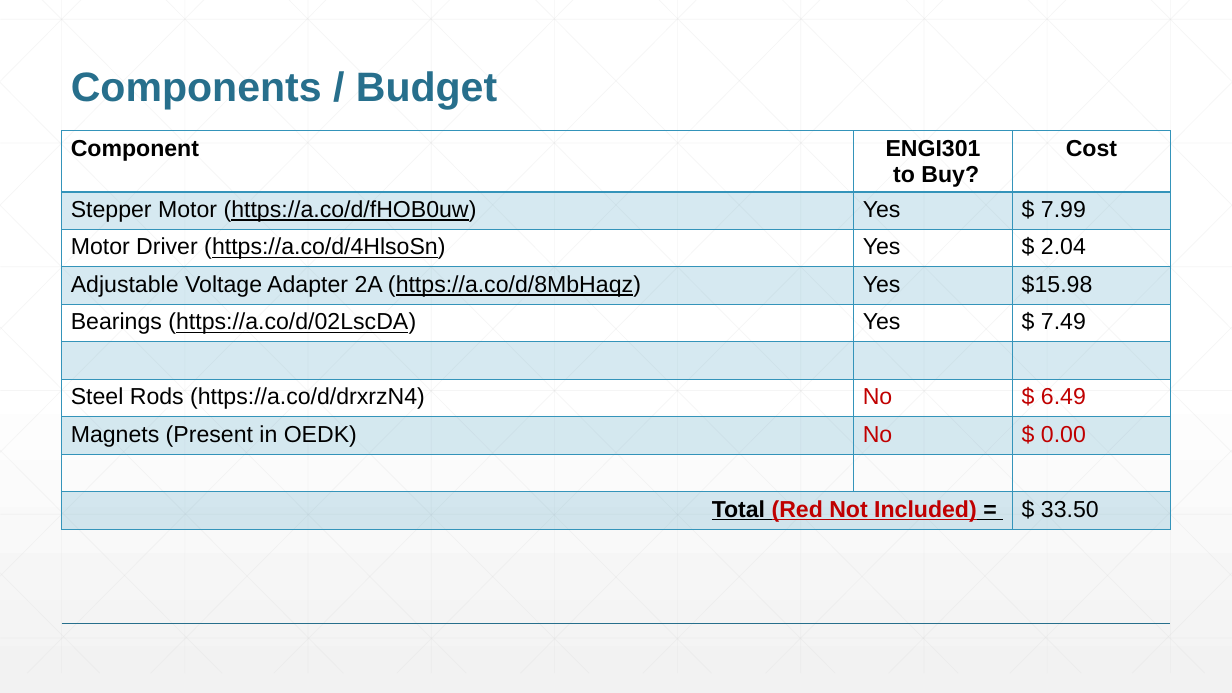
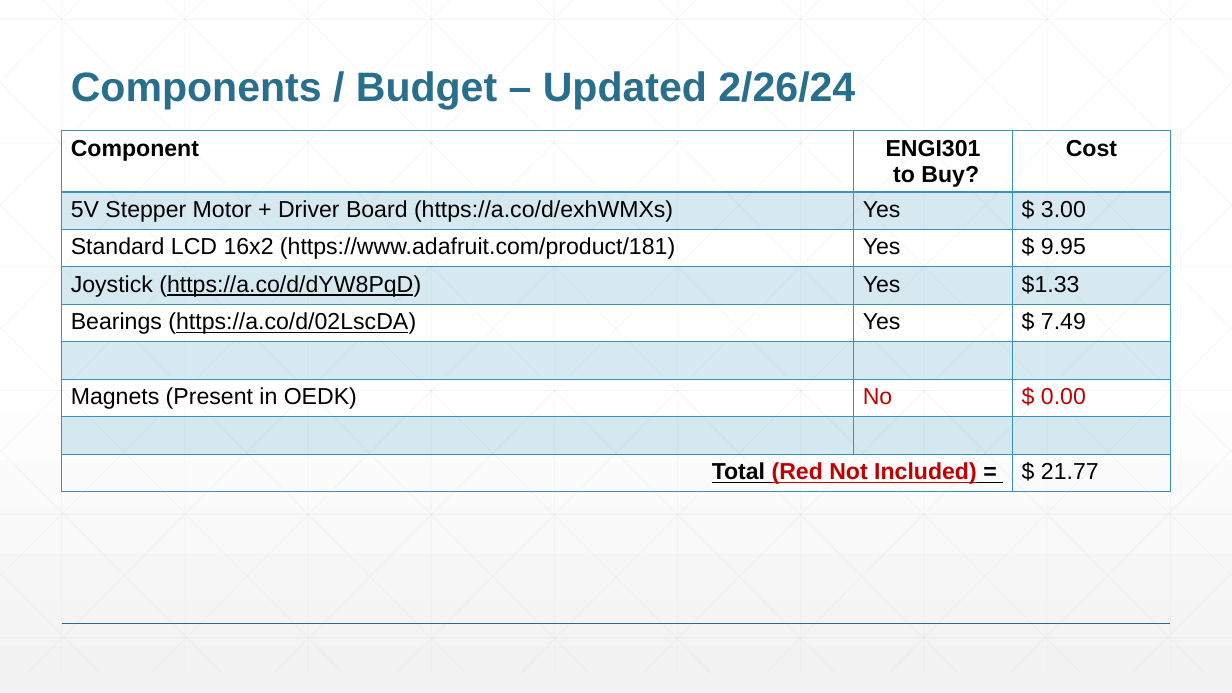
Before and after one commit to ibmuz33/ENGI301, a slide deck: slide 6 of project_01/docs/Muzammil_ENGI301_project_01_proposal.pptx (slide 5 before the commit). Drawn at 1232x693 pixels with LibreOffice and Linux fonts; fonts in the diff are those of the drawing. Boxes give left, top, right and bottom in pixels: in the first picture for what was removed or moved away, otherwise in the second. Text is boxed around its words. In the diff, an @@ line names an element or a change of style, - is before the commit and + after.

```diff
--- a/project_01/docs/Muzammil_ENGI301_project_01_proposal.pptx
+++ b/project_01/docs/Muzammil_ENGI301_project_01_proposal.pptx
@@ title at <box>71,71,855,110</box>: text changed @@
-Components / Budget
+Components / Budget – Updated 2/26/24
@@ table at <box>62,131,1171,495</box> @@
-row 2, column 1: Stepper Motor (https://a.co/d/fHOB0uw)
+row 2, column 1: 5V Stepper Motor + Driver Board (https://a.co/d/exhWMXs)
-row 2, column 3: $ 7.99
+row 2, column 3: $ 3.00
-row 3, column 1: Motor Driver (https://a.co/d/4HlsoSn)
+row 3, column 1: Standard LCD 16x2 (https://www.adafruit.com/product/181)
-row 3, column 3: $ 2.04
+row 3, column 3: $ 9.95
-row 4, column 1: Adjustable Voltage Adapter 2A (https://a.co/d/8MbHaqz)
+row 4, column 1: Joystick (https://a.co/d/dYW8PqD)
-row 4, column 3: $15.98
+row 4, column 3: $1.33
-row 7: Steel Rods (https://a.co/d/drxrzN4) | No | $ 6.49
-row 9, column 3: $ 33.50
+row 9, column 3: $ 21.77
```
Also in this commit, not shown: 2 other slides changed, 1 slide added.
